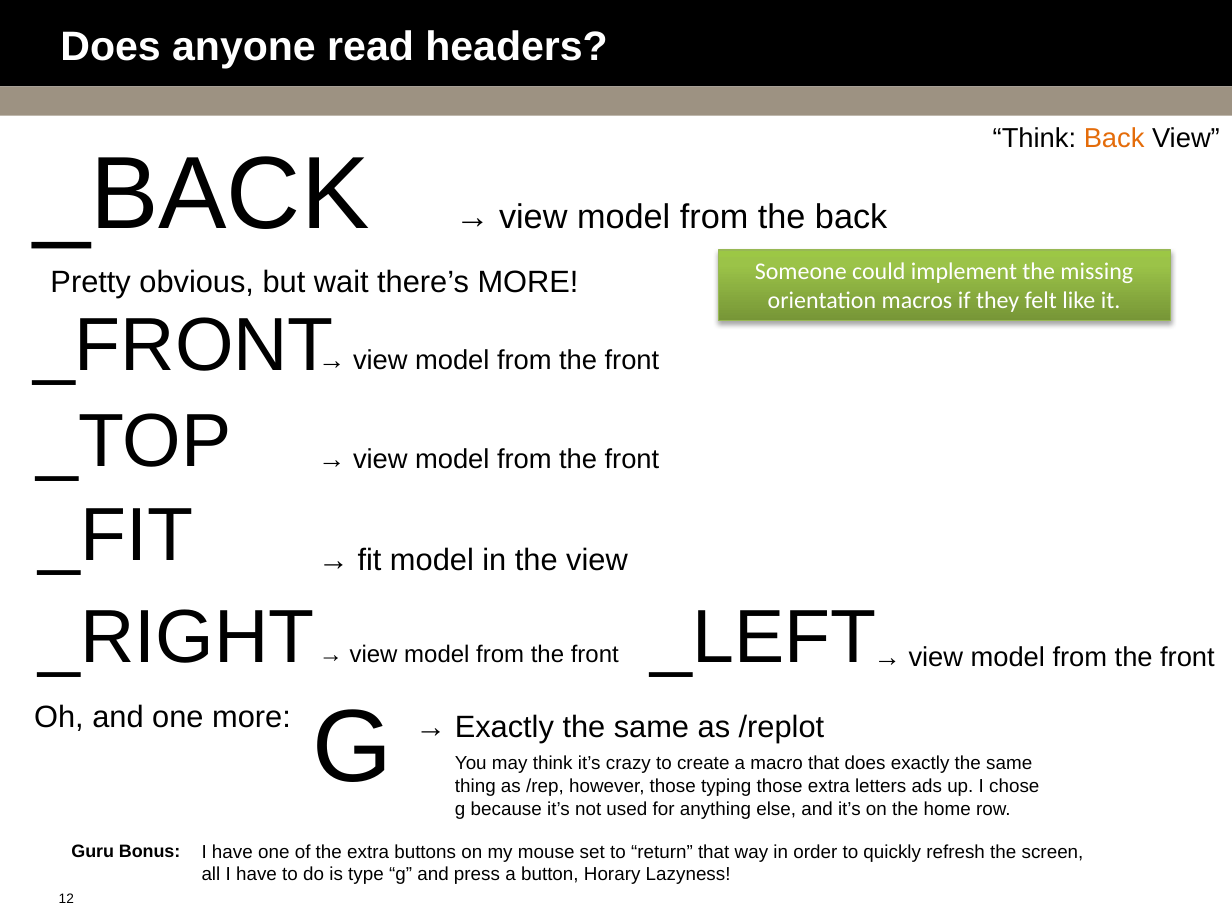
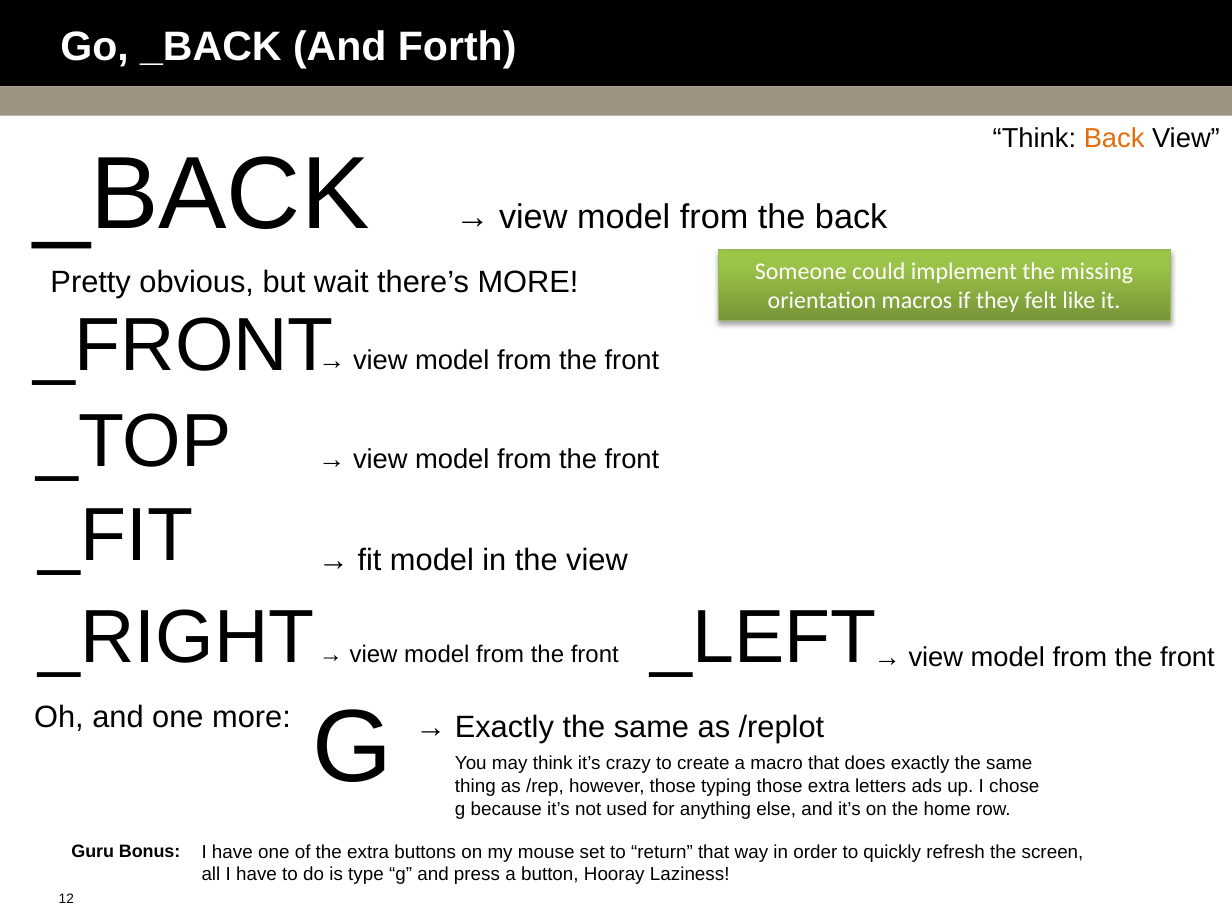
Before and after one commit to bguest/ansys-macros, a slide deck: slide 12 of Macro-Mania.pptx. Drawn at 1232x924 pixels with LibreOffice and Linux fonts; fonts in the diff are those of the drawing; background and template pictures are left out. Boxes give left, top, right and bottom in pixels: in the first picture for what was removed or moved away, otherwise in the second. Text is boxed around its words. In the diff, an @@ line names an element or a change of style, - is before the commit and + after.

```diff
--- a/Macro-Mania.pptx
+++ b/Macro-Mania.pptx
@@ title at (60,30,517,69): text changed @@
-Does anyone read headers?
+Go, _BACK (And Forth)
@@ text at (202,844,1084,884): text changed @@
-I have one of the extra buttons on my mouse set to “return” that way in order to quickly refresh the screen, all I have to do is type “g” and press a button, Horary Lazyness!
+I have one of the extra buttons on my mouse set to “return” that way in order to quickly refresh the screen, all I have to do is type “g” and press a button, Hooray Laziness!
```
Also in this commit, not shown: 5 slides added, 9 other files.
